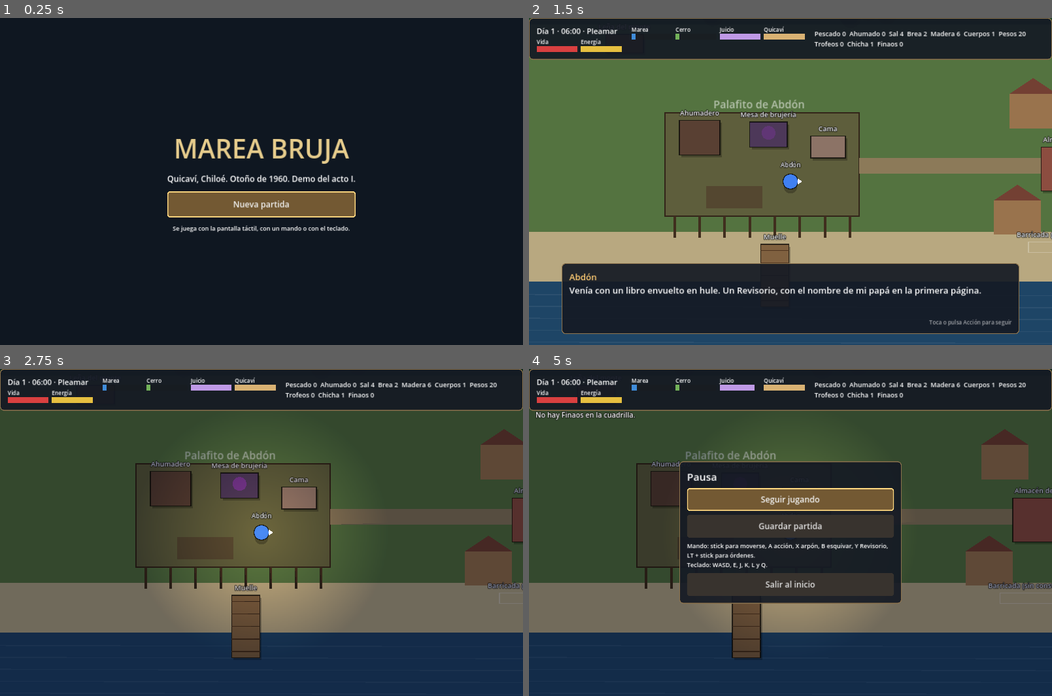
Above: before the commit, frames 1-4 (two rows, left to right).
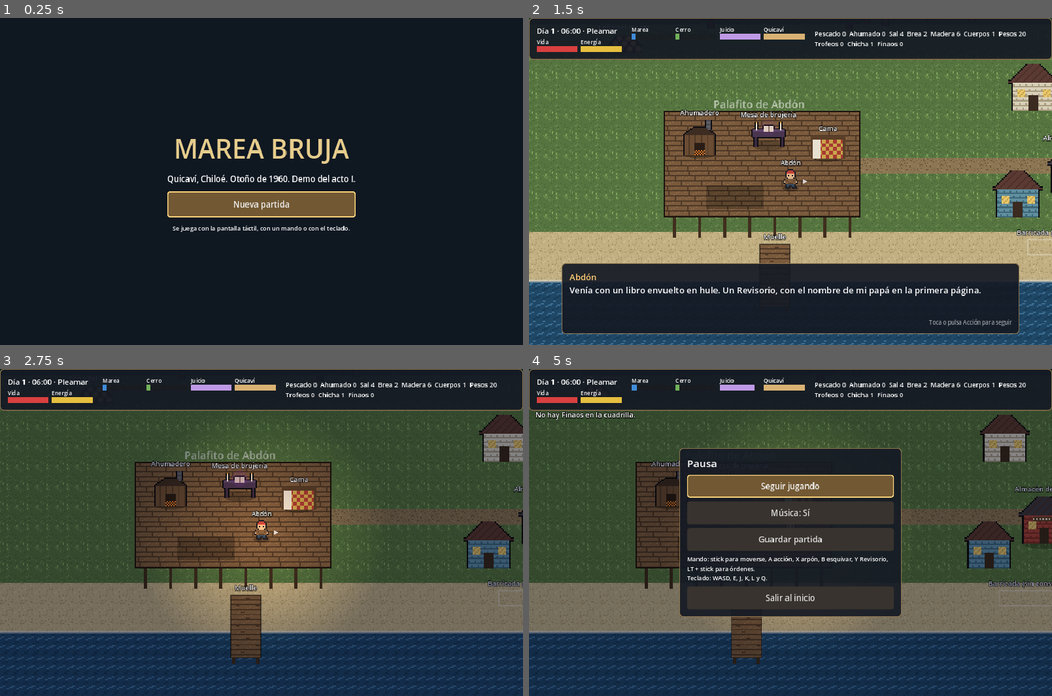
Above: after the commit, the same moments.

Repository: SergioGalaz/PWE2802
Game: Godot game, scene res://scenes/main.tscn
The game is run twice, just before and just after one commit, with the same random seed, the same clock (stepped at 60 frames per second) and the same inputs.
Inputs (mouse positions are in pixels of both pictures, inside the frame that each line leads up to):
- Up to frame 1 (0.25 s): no input
- Up to frame 2 (1.5 s): click "Nueva partida" at 0.5 s; tap Enter (ui_accept) at 1.25 s; move the mouse to (905, 165) at 1.27 s; hold D (move_right) from 1.28 s (still down); tap J (attack) at 1.35 s; click (905, 165) at 1.42 s
- Up to frame 3 (2.75 s): tap Enter (ui_accept) at 1.52, 1.82 s; tap K (dodge) at 1.55 s; release D (move_right) at 2 s; drag from (156, 548) to (235, 597) at 2.02 s
- Up to frame 4 (5 s): move the mouse to (842, 460) at 2.77 s; hold D (move_right) 2.78-3.5 s; hold E (interact) 2.78-3.5 s; tap L (spell) at 3.05 s; tap Enter (ui_accept) at 3.5, 4.52, 4.82 s; drag from (764, 597) to (633, 483) at 3.52 s; move the mouse to (947, 581) at 4.27 s; hold A (move_left) from 4.28 s (still down); hold Q (squad_wheel) from 4.28 s (still down); tap Space at 4.55 s; tap Escape (menu) at 4.9 s

The runs differ from the first frame. In frame 1, 0.9% of the frame differs, in the area x 32-68%, y 37-66%; in frame 2, 20%; in frame 3, 17%; in frame 4, 22%, in the area x 0-100%, y 2-98%.

Commit message:
Arte pixel art, música y efectos de sonido
Sprites de Abdón, los Finaos, el Trauco, la Fiura y los ahogados con
animación de paso; mapa con texturas, casas de tejuelas, iglesia y
árboles; vals chilote de día, música de mar de noche y nueve efectos.
Todo se genera con tools/generate_assets.py.

Co-Authored-By: Claude Opus 5.5 (1M context) <noreply@anthropic.com>
Claude-Session: https://claude.ai/code/session_01Tvb5zX922EnRAjRtAGk7xg

Diff:
--- a/project.godot
+++ b/project.godot
@@ -20,6 +20,7 @@
 
 InputSetup="*res://scripts/autoload/input_setup.gd"
 GameState="*res://scripts/autoload/game_state.gd"
+Audio="*res://scripts/autoload/audio.gd"
 
 [display]
 
@@ -37,6 +38,7 @@
 
 [rendering]
 
+textures/canvas_textures/default_texture_filter=0
 renderer/rendering_method="gl_compatibility"
 renderer/rendering_method.mobile="gl_compatibility"
 textures/vram_compression/import_etc2_astc=true
--- /dev/null
+++ b/scripts/autoload/audio.gd
@@ -0,0 +1,63 @@
+extends Node
+## Efectos de sonido y música. La música cambia con un fundido entre el día y la noche.
+
+const SFX := ["arpon", "golpe", "pesca", "chapuzon", "reanimar", "muere_ente", "cuerno", "revisorio", "clic"]
+const MUSIC_DB := -10.0
+const SILENT_DB := -40.0
+const VOICES := 10
+
+var streams := {}
+var voices: Array[AudioStreamPlayer] = []
+var next_voice := 0
+var music_players: Array[AudioStreamPlayer] = []
+var current_music := ""
+var music_enabled := true
+
+
+func _ready() -> void:
+	process_mode = Node.PROCESS_MODE_ALWAYS
+	for n in SFX:
+		streams[n] = load("res://assets/audio/%s.wav" % n)
+	for i in VOICES:
+		var p := AudioStreamPlayer.new()
+		add_child(p)
+		voices.append(p)
+	for i in 2:
+		var p := AudioStreamPlayer.new()
+		p.volume_db = SILENT_DB
+		add_child(p)
+		music_players.append(p)
+
+
+## Reproduce un efecto con una pequeña variación de tono para que no suene repetido.
+func play(sound: String, volume_db := 0.0, pitch_jitter := 0.08) -> void:
+	var stream: AudioStream = streams.get(sound)
+	if stream == null:
+		return
+	var p := voices[next_voice]
+	next_voice = (next_voice + 1) % VOICES
+	p.stream = stream
+	p.volume_db = volume_db
+	p.pitch_scale = 1.0 + randf_range(-pitch_jitter, pitch_jitter)
+	p.play()
+
+
+func music(track: String) -> void:
+	if track == current_music:
+		return
+	current_music = track
+	var old := music_players[0]
+	var new := music_players[1]
+	music_players.reverse()
+	new.stream = load("res://assets/audio/%s.wav" % track)
+	new.volume_db = SILENT_DB
+	new.play()
+	var tween := create_tween().set_parallel(true)
+	tween.tween_property(new, "volume_db", MUSIC_DB if music_enabled else SILENT_DB, 2.0)
+	tween.tween_property(old, "volume_db", SILENT_DB, 2.0)
+	tween.chain().tween_callback(old.stop)
+
+
+func set_music_enabled(enabled: bool) -> void:
+	music_enabled = enabled
+	music_players[0].volume_db = MUSIC_DB if enabled else SILENT_DB
--- a/scripts/main.gd
+++ b/scripts/main.gd
@@ -28,6 +28,7 @@
 
 func show_title() -> void:
 	_clear_game()
+	Audio.music("musica_dia")
 	title = CanvasLayer.new()
 	add_child(title)
 	var bg := ColorRect.new()
--- a/scripts/screenshot.gd
+++ b/scripts/screenshot.gd
@@ -67,4 +67,5 @@
 		var img := get_viewport().get_texture().get_image()
 		img.save_png(ProjectSettings.globalize_path(path) if path.begins_with("res://") or path.begins_with("user://") else path)
 		print("Captura guardada en ", path)
+		Unit._texture_cache.clear()
 		get_tree().quit()
--- a/scripts/smoke_test.gd
+++ b/scripts/smoke_test.gd
@@ -146,4 +146,5 @@
 	])
 	var failed := checks.values().count(false)
 	print("SMOKE %s" % ("TODO OK" if failed == 0 else "%d FALLAS" % failed))
+	Unit._texture_cache.clear()
 	get_tree().quit(0 if failed == 0 else 1)
--- a/scripts/ui/fishing_game.gd
+++ b/scripts/ui/fishing_game.gd
@@ -81,12 +81,14 @@
 	if casts_left == 0:
 		return
 	casts_left -= 1
+	Audio.play("chapuzon")
 	var msg := ""
 	if absf(marker - zone_center) <= zone_width / 2.0:
 		var n := randi_range(1, 3) + (1 if GameState.is_low_tide() else 0)
 		caught += n
 		GameState.add("pescado", n)
 		msg = "¡Salieron %d!" % n
+		Audio.play("pesca", 0.0, 0.0)
 		GameState.story("primera_pesca", [
 			["Don Fermín", "Buena. Ese pescado llévelo al ahumadero; fresco se pudre, ahumado se vende."],
 		])
--- a/scripts/ui/hud.gd
+++ b/scripts/ui/hud.gd
@@ -351,6 +351,7 @@
 	var b := Button.new()
 	b.text = text
 	b.custom_minimum_size = Vector2(760, 84)
+	b.pressed.connect(func() -> void: Audio.play("clic", -6.0))
 	b.pressed.connect(action)
 	parent.add_child(b)
 	return b
@@ -475,6 +476,10 @@
 	menu_panel = _make_panel("Pausa")
 	var box := menu_panel.get_child(0) as VBoxContainer
 	_button(box, "Seguir jugando", close_modal)
+	var music_button := _button(box, "Música: Sí", func() -> void: pass)
+	music_button.pressed.connect(func() -> void:
+		Audio.set_music_enabled(not Audio.music_enabled)
+		music_button.text = "Música: %s" % ("Sí" if Audio.music_enabled else "No"))
 	_button(box, "Guardar partida", func() -> void:
 		GameState.save_game(world.serialize_finaos())
 		GameState.say("Partida guardada.")
--- a/scripts/units/enemy.gd
+++ b/scripts/units/enemy.gd
@@ -32,10 +32,13 @@
 	radius = t["radius"]
 	color = t["color"]
 	kind = t["kind"]
+	sprite_name = type
 
 
 func _ready() -> void:
 	setup_body(LAYER_ENEMY, LAYER_BARRICADE)
+	# Las hordas son muchas: sin nombre encima, para no tapar la pelea.
+	label.visible = not horde
 	add_to_group("enemies")
 	home = global_position
 	wander_target = home
@@ -131,6 +134,3 @@
 	if pulse > 0.0:
 		draw_circle(Vector2.ZERO, pulse_radius * (1.0 - pulse), pulse_color)
 	super._draw()
-	# Ojos rojos para distinguirlos de los Finaos.
-	draw_circle(Vector2(-6, -5), 3.5, Color(1, 0.2, 0.15))
-	draw_circle(Vector2(6, -5), 3.5, Color(1, 0.2, 0.15))
--- a/scripts/units/finao.gd
+++ b/scripts/units/finao.gd
@@ -46,6 +46,7 @@
 	hp = minf(hp, max_hp) if hp > 0.0 else max_hp
 	color = stats["color"]
 	radius = 20.0
+	sprite_name = "finao"
 	setup_body(LAYER_FINAO, LAYER_TERRAIN)
 	add_to_group("finaos")
 	add_to_group("interactables")
@@ -189,8 +190,7 @@
 
 func _draw() -> void:
 	super._draw()
-	# Ojos de ahogado, para que se note que no están del todo vivos.
-	draw_circle(Vector2(-7, -4), 3.5, Color(0.9, 0.95, 0.8))
-	draw_circle(Vector2(7, -4), 3.5, Color(0.9, 0.95, 0.8))
+	# Una franja del color del rol a los pies, para distinguir la cuadrilla.
+	draw_rect(Rect2(-14, radius + 2, 28, 5), color)
 	if frescura < 40.0:
 		draw_arc(Vector2.ZERO, radius + 3, 0.0, TAU * frescura / 100.0, 16, Color(0.6, 0.8, 0.3), 2.0)
--- a/scripts/units/player.gd
+++ b/scripts/units/player.gd
@@ -22,6 +22,7 @@
 
 func _ready() -> void:
 	display_name = "Abdón"
+	sprite_name = "abdon"
 	color = Color(0.25, 0.5, 0.95)
 	radius = 24.0
 	setup_body(LAYER_PLAYER, LAYER_TERRAIN | LAYER_BARRICADE)
@@ -76,6 +77,8 @@
 	if aim.length() > 0.35 and not GameState.ui_blocking:
 		facing = aim.normalized()
 	move_and_slide()
+	if absf(facing.x) > 0.2:
+		face_left = facing.x < 0.0
 	_update_nearest()
 	if accepts_input:
 		if Input.is_action_just_pressed("attack"):
@@ -113,6 +116,7 @@
 		return
 	attack_cd = 0.4
 	swing = 0.18
+	Audio.play("arpon")
 	use_energy(0.5)
 	var enemies: Array = get_tree().get_nodes_in_group("enemies")
 	for e in enemies:
@@ -136,6 +140,7 @@
 		return
 	GameState.change_meter("juicio", -SPELL_COST)
 	GameState.change_meter("marea", 3.0)
+	Audio.play("revisorio")
 	var center := global_position + facing * 150.0
 	world.spawn_burst(center, SPELL_RADIUS, Color(0.6, 0.3, 0.9, 0.5))
 	var enemies: Array = get_tree().get_nodes_in_group("enemies")
@@ -166,9 +171,10 @@
 
 func _draw() -> void:
 	super._draw()
-	var tip := facing * (radius + 14)
-	var side := facing.orthogonal() * 9
-	draw_colored_polygon(PackedVector2Array([tip, facing * radius + side, facing * radius - side]), Color(0.95, 0.95, 1.0))
+	# Marca de hacia dónde apunta el arpón.
+	var tip := facing * (radius + 30)
+	var side := facing.orthogonal() * 7
+	draw_colored_polygon(PackedVector2Array([tip, facing * (radius + 16) + side, facing * (radius + 16) - side]), Color(0.95, 0.95, 1.0, 0.8))
 	if swing > 0.0:
 		var a := facing.angle()
 		draw_arc(Vector2.ZERO, ATTACK_RANGE * 0.8, a - 0.9, a + 0.9, 16, Color(1, 1, 1, swing * 4.0), 6.0)
--- a/scripts/units/unit.gd
+++ b/scripts/units/unit.gd
@@ -21,6 +21,21 @@
 var dead := false
 var world: Node
 var label: Label
+## Sprite pixel art (dos cuadros: quieto y paso). Si no hay, se dibuja un círculo.
+var sprite_name := ""
+var frames: Array[Texture2D] = []
+var sprite_scale := 4.0
+var face_left := false
+var walk_time := 0.0
+
+static var _texture_cache := {}
+
+
+static func texture(sprite: String) -> Texture2D:
+	if not _texture_cache.has(sprite):
+		var path := "res://assets/sprites/%s.png" % sprite
+		_texture_cache[sprite] = load(path) if ResourceLoader.exists(path) else null
+	return _texture_cache[sprite]
 
 
 func setup_body(layer: int, mask: int) -> void:
@@ -32,10 +47,15 @@
 	circle.radius = radius * 0.8
 	shape.shape = circle
 	add_child(shape)
+	if sprite_name != "":
+		for n in [sprite_name, sprite_name + "_paso"]:
+			var tex := texture(n)
+			if tex != null:
+				frames.append(tex)
 	label = Label.new()
 	label.text = display_name
 	label.size = Vector2(240, 30)
-	label.position = Vector2(-120, -radius - 44)
+	label.position = Vector2(-120, -radius - 44 if frames.is_empty() else radius - 16.0 * sprite_scale - 34.0)
 	label.horizontal_alignment = HORIZONTAL_ALIGNMENT_CENTER
 	label.add_theme_font_size_override("font_size", 20)
 	label.add_theme_color_override("font_outline_color", Color.BLACK)
@@ -48,6 +68,7 @@
 		return
 	hp -= amount
 	flash = 0.12
+	Audio.play("golpe", -8.0)
 	if hp <= 0.0:
 		hp = 0.0
 		dead = true
@@ -70,17 +91,35 @@
 func tick_status(delta: float) -> void:
 	flash = maxf(0.0, flash - delta)
 	stun_time = maxf(0.0, stun_time - delta)
+	if absf(velocity.x) > 5.0:
+		face_left = velocity.x < 0.0
+	walk_time = walk_time + delta if velocity.length() > 10.0 else 0.0
 	queue_redraw()
 
 
 func _draw() -> void:
-	var body_color := Color.WHITE if flash > 0.0 else color
-	draw_circle(Vector2(0, radius * 0.7), radius * 0.9, Color(0, 0, 0, 0.25))
-	draw_circle(Vector2.ZERO, radius, body_color)
-	draw_arc(Vector2.ZERO, radius, 0.0, TAU, 32, Color(0, 0, 0, 0.7), 3.0)
+	var top := -radius
+	if frames.is_empty():
+		var body_color := Color.WHITE if flash > 0.0 else color
+		draw_circle(Vector2(0, radius * 0.7), radius * 0.9, Color(0, 0, 0, 0.25))
+		draw_circle(Vector2.ZERO, radius, body_color)
+		draw_arc(Vector2.ZERO, radius, 0.0, TAU, 32, Color(0, 0, 0, 0.7), 3.0)
+	else:
+		# Sombra en elipse y el sprite con los pies en el borde inferior del cuerpo.
+		draw_set_transform(Vector2(0, radius - 2.0), 0.0, Vector2(1.0, 0.35))
+		draw_circle(Vector2.ZERO, radius * 1.1, Color(0, 0, 0, 0.3))
+		var step := int(walk_time * 7.0) % 2
+		var tex: Texture2D = frames[mini(step, frames.size() - 1)]
+		var h := tex.get_height() * sprite_scale
+		var bob := -sprite_scale if step == 1 else 0.0
+		draw_set_transform(Vector2(0, radius - h + bob), 0.0, Vector2(-sprite_scale if face_left else sprite_scale, sprite_scale))
+		var tint := Color(2.5, 2.5, 2.5) if flash > 0.0 else Color.WHITE
+		draw_texture(tex, Vector2(-tex.get_width() / 2.0, 0.0), tint)
+		draw_set_transform(Vector2.ZERO, 0.0, Vector2.ONE)
+		top = radius - h
 	if hp < max_hp:
 		var w := radius * 2.4
-		draw_rect(Rect2(-w / 2.0, -radius - 12, w, 6), Color(0, 0, 0, 0.7))
-		draw_rect(Rect2(-w / 2.0, -radius - 12, w * hp / max_hp, 6), Color(0.85, 0.2, 0.2))
+		draw_rect(Rect2(-w / 2.0, top - 12, w, 6), Color(0, 0, 0, 0.7))
+		draw_rect(Rect2(-w / 2.0, top - 12, w * hp / max_hp, 6), Color(0.85, 0.2, 0.2))
 	if stun_time > 0.0:
 		draw_arc(Vector2.ZERO, radius + 6, 0.0, TAU, 24, Color(1, 0.9, 0.2), 3.0)
--- a/scripts/world/barricade.gd
+++ b/scripts/world/barricade.gd
@@ -11,7 +11,8 @@
 
 func _init() -> void:
 	title = "Barricada"
-	size = Vector2(180, 34)
+	size = Vector2(184, 48)
+	sprite_name = "barricada"
 	fill = Color(0.5, 0.35, 0.2)
 	interact_radius = 130.0
 
@@ -72,7 +73,5 @@
 		draw_rect(r, Color(1, 1, 1, 0.25), false, 3.0)
 		return
 	super._draw()
-	for i in 4:
-		draw_line(Vector2(-80 + i * 52, -16), Vector2(-60 + i * 52, 16), Color(0.3, 0.2, 0.1), 4.0)
-	draw_rect(Rect2(-90, 24, 180, 6), Color(0, 0, 0, 0.6))
-	draw_rect(Rect2(-90, 24, 180 * hp / MAX_HP, 6), Color(0.9, 0.7, 0.2))
+	draw_rect(Rect2(-90, 30, 180, 6), Color(0, 0, 0, 0.6))
+	draw_rect(Rect2(-90, 30, 180 * hp / MAX_HP, 6), Color(0.9, 0.7, 0.2))
--- a/scripts/world/bed.gd
+++ b/scripts/world/bed.gd
@@ -3,7 +3,8 @@
 
 func _init() -> void:
 	title = "Cama"
-	size = Vector2(110, 70)
+	size = Vector2(112, 72)
+	sprite_name = "cama"
 	fill = Color(0.55, 0.45, 0.4)
 
 
--- a/scripts/world/body_pickup.gd
+++ b/scripts/world/body_pickup.gd
@@ -4,7 +4,8 @@
 func _init() -> void:
 	title = "Ahogado"
 	prompt = "Recoger el cuerpo"
-	size = Vector2(70, 30)
+	size = Vector2(64, 20)
+	sprite_name = "cuerpo"
 	fill = Color(0.35, 0.5, 0.55)
 	interact_radius = 90.0
 
--- a/scripts/world/fishing_spot.gd
+++ b/scripts/world/fishing_spot.gd
@@ -39,6 +39,10 @@
 
 
 func _draw() -> void:
-	super._draw()
-	for i in 5:
-		draw_line(Vector2(-45, -80 + i * 40), Vector2(45, -80 + i * 40), Color(0.3, 0.2, 0.12), 3.0)
+	# Tablas del muelle, con pilotes hacia el agua.
+	for x in [-38.0, 38.0]:
+		draw_rect(Rect2(x - 5, -100, 10, 220), Color(0.25, 0.18, 0.12))
+	draw_set_transform(Vector2(-48, -100), 0.0, Vector2(4, 4))
+	draw_texture_rect(Unit.texture("tablas_v"), Rect2(0, 0, 24, 50), true)
+	draw_set_transform(Vector2.ZERO, 0.0, Vector2.ONE)
+	draw_rect(Rect2(-48, -100, 96, 200), Color(0, 0, 0, 0.5), false, 3.0)
--- a/scripts/world/interactable.gd
+++ b/scripts/world/interactable.gd
@@ -10,6 +10,9 @@
 var fill := Color(0.45, 0.32, 0.22)
 var title := ""
 var title_label: Label
+## Sprite pixel art. Si no hay, se dibuja un rectángulo del color `fill`.
+var sprite_name := ""
+var sprite_scale := 4.0
 
 
 func _ready() -> void:
@@ -42,6 +45,15 @@
 
 
 func _draw() -> void:
+	var tex := Unit.texture(sprite_name) if sprite_name != "" else null
+	if tex != null:
+		var s := Vector2(tex.get_size()) * sprite_scale
+		draw_set_transform(Vector2(0, s.y / 2.0 - 4.0), 0.0, Vector2(1.0, 0.3))
+		draw_circle(Vector2.ZERO, s.x * 0.45, Color(0, 0, 0, 0.25))
+		draw_set_transform(-s / 2.0, 0.0, Vector2(sprite_scale, sprite_scale))
+		draw_texture(tex, Vector2.ZERO)
+		draw_set_transform(Vector2.ZERO, 0.0, Vector2.ONE)
+		return
 	var r := Rect2(-size / 2.0, size)
 	draw_rect(Rect2(r.position + Vector2(6, 8), r.size), Color(0, 0, 0, 0.25))
 	draw_rect(r, fill)
--- a/scripts/world/shop.gd
+++ b/scripts/world/shop.gd
@@ -4,7 +4,9 @@
 func _init() -> void:
 	title = "Almacén de Lucio"
 	prompt = "Comprar y vender"
-	size = Vector2(200, 140)
+	size = Vector2(160, 150)
+	sprite_name = "almacen"
+	sprite_scale = 5.0
 	fill = Color(0.55, 0.3, 0.25)
 
 
--- a/scripts/world/smokehouse.gd
+++ b/scripts/world/smokehouse.gd
@@ -10,7 +10,8 @@
 
 func _init() -> void:
 	title = "Ahumadero"
-	size = Vector2(130, 110)
+	size = Vector2(112, 112)
+	sprite_name = "ahumadero"
 	fill = Color(0.35, 0.25, 0.2)
 
 
--- a/scripts/world/witch_table.gd
+++ b/scripts/world/witch_table.gd
@@ -6,7 +6,8 @@
 
 func _init() -> void:
 	title = "Mesa de brujería"
-	size = Vector2(120, 80)
+	size = Vector2(112, 80)
+	sprite_name = "mesa_brujeria"
 	fill = Color(0.3, 0.22, 0.35)
 
 
@@ -25,9 +26,10 @@
 	player.use_energy(10.0)
 	GameState.change_meter("juicio", -5.0)
 	GameState.change_meter("marea", 1.0)
+	Audio.play("reanimar", 0.0, 0.0)
 	world.reanimate()
 
 
 func _draw() -> void:
 	super._draw()
-	draw_circle(Vector2(0, -5), 22, Color(0.55, 0.2, 0.7, 0.5 + 0.3 * sin(Time.get_ticks_msec() / 300.0)))
+	draw_circle(Vector2(0, -22), 26, Color(0.55, 0.2, 0.7, 0.15 + 0.1 * sin(Time.get_ticks_msec() / 300.0)))
--- a/scripts/world/woodpile.gd
+++ b/scripts/world/woodpile.gd
@@ -8,7 +8,8 @@
 
 func _init() -> void:
 	title = "Leña del monte"
-	size = Vector2(120, 60)
+	size = Vector2(112, 56)
+	sprite_name = "lena"
 	fill = Color(0.42, 0.3, 0.18)
 
 
--- a/scripts/world/world.gd
+++ b/scripts/world/world.gd
@@ -40,6 +40,7 @@
 
 func _ready() -> void:
 	y_sort_enabled = true
+	texture_repeat = CanvasItem.TEXTURE_REPEAT_ENABLED
 	_build_collision()
 	_plant_trees()
 	shade = CanvasModulate.new()
@@ -68,6 +69,7 @@
 
 	for data in GameState.saved_finaos:
 		spawn_finao(data)
+	Audio.music("musica_noche" if GameState.is_night() else "musica_dia")
 	GameState.phase_changed.connect(_on_phase_changed)
 	GameState.day_started.connect(_on_day_started)
 
@@ -116,7 +118,12 @@
 		trees.append(Vector2(rng.randf_range(40, MAP_SIZE.x - 40), rng.randf_range(20, FOREST_BOTTOM - 30)))
 
 
-func _process(_delta: float) -> void:
+func _process(delta: float) -> void:
+	water_timer += delta
+	if water_timer > 0.6:
+		water_timer = 0.0
+		water_frame = 1 - water_frame
+		queue_redraw()
 	var d := GameState.darkness()
 	var c := Color.WHITE.lerp(Color(0.22, 0.25, 0.42), d)
 	if GameState.phase == GameState.Phase.ATARDECER:
@@ -141,6 +148,7 @@
 
 func _send_wave(count: int) -> void:
 	GameState.say("¡Suben ahogados del mar! Ola %d de 3." % (waves_sent + 1))
+	Audio.play("cuerno", 0.0, 0.0)
 	for i in count:
 		spawn_enemy("ahogado", Vector2(randf_range(1800, 2700), randf_range(1700, 1900)), true)
 
@@ -265,6 +273,7 @@
 
 
 func _on_phase_changed(phase: int) -> void:
+	Audio.music("musica_noche" if phase == GameState.Phase.NOCHE else "musica_dia")
 	if phase == GameState.Phase.ATARDECER:
 		if GameState.is_horde_night():
 			GameState.say("Atardece. Esta noche es de Marea Bruja: construye barricadas en la playa.")
@@ -320,6 +329,7 @@
 
 
 func enemy_killed(e, source: Node) -> void:
+	Audio.play("muere_ente", -2.0)
 	if e.kind == "mar":
 		GameState.change_meter("cerro", 1.0)
 		if randf() < 0.5:
@@ -418,34 +428,49 @@
 		draw_circle(Vector2.ZERO, radius * (1.2 - life), Color(color, color.a * life / 0.35))
 
 
+const TILE_SCALE := 4.0
+const HOUSES := [
+	["casa_0", Vector2(1825, 975)], ["casa_1", Vector2(2675, 985)], ["casa_2", Vector2(2875, 1115)],
+	["casa_1", Vector2(1775, 1315)], ["casa_0", Vector2(2625, 1315)],
+]
+
+var water_frame := 0
+var water_timer := 0.0
+
+
+func _tile(sprite: String, r: Rect2) -> void:
+	draw_set_transform(Vector2.ZERO, 0.0, Vector2(TILE_SCALE, TILE_SCALE))
+	draw_texture_rect(Unit.texture(sprite), Rect2(r.position / TILE_SCALE, r.size / TILE_SCALE), true)
+	draw_set_transform(Vector2.ZERO, 0.0, Vector2.ONE)
+
+
+## Dibuja un sprite con la base (los pies) en `base`.
+func _sprite(sprite: String, base: Vector2, scale_factor := TILE_SCALE) -> void:
+	var tex := Unit.texture(sprite)
+	var s := Vector2(tex.get_size()) * scale_factor
+	draw_set_transform(base - Vector2(s.x / 2.0, s.y), 0.0, Vector2(scale_factor, scale_factor))
+	draw_texture(tex, Vector2.ZERO)
+	draw_set_transform(Vector2.ZERO, 0.0, Vector2.ONE)
+
+
 func _draw() -> void:
-	# Monte, pradera, playa y mar.
-	draw_rect(Rect2(0, 0, MAP_SIZE.x, FOREST_BOTTOM), Color(0.13, 0.27, 0.16))
-	draw_rect(Rect2(0, FOREST_BOTTOM, MAP_SIZE.x, BEACH_TOP - FOREST_BOTTOM), Color(0.33, 0.45, 0.25))
-	draw_rect(Rect2(0, BEACH_TOP, MAP_SIZE.x, SEA_TOP - BEACH_TOP), Color(0.72, 0.66, 0.5))
-	draw_rect(Rect2(0, SEA_TOP, MAP_SIZE.x, MAP_SIZE.y - SEA_TOP), Color(0.12, 0.27, 0.4))
-	for i in 12:
-		var y := SEA_TOP + 40.0 + i * 38.0
-		draw_line(Vector2(0, y), Vector2(MAP_SIZE.x, y + 8.0), Color(1, 1, 1, 0.06), 3.0)
-	for t in trees:
-		draw_circle(t + Vector2(6, 10), 34, Color(0, 0, 0, 0.2))
-		draw_circle(t, 34, Color(0.08, 0.2, 0.11))
-		draw_circle(t + Vector2(-8, -8), 18, Color(0.16, 0.33, 0.18))
-	# El palafito de Abdón, con sus pilotes hacia la playa.
-	draw_rect(Rect2(650, 980, 620, 330), Color(0.4, 0.3, 0.22, 0.55))
-	draw_rect(Rect2(650, 980, 620, 330), Color(0.2, 0.14, 0.1), false, 4.0)
+	# Monte, pradera, playa y mar, con texturas que se repiten.
+	_tile("monte", Rect2(0, 0, MAP_SIZE.x, FOREST_BOTTOM))
+	_tile("pasto", Rect2(0, FOREST_BOTTOM, MAP_SIZE.x, BEACH_TOP - FOREST_BOTTOM))
+	_tile("arena", Rect2(0, BEACH_TOP, MAP_SIZE.x, SEA_TOP - BEACH_TOP))
+	_tile("mar_%d" % water_frame, Rect2(0, SEA_TOP, MAP_SIZE.x, MAP_SIZE.y - SEA_TOP))
+	draw_rect(Rect2(0, SEA_TOP - 6, MAP_SIZE.x, 10), Color(0.85, 0.9, 0.95, 0.35))
+	_tile("camino", Rect2(1270, 1124, 1630, 52))
+	_tile("camino", Rect2(2224, 1100, 52, 300))
+	# El palafito de Abdón: piso de tablas sobre pilotes.
 	for x in range(680, 1260, 80):
-		draw_line(Vector2(x, 1310), Vector2(x, 1380), Color(0.25, 0.18, 0.12), 8.0)
-	draw_rect(Rect2(780, 1215, 180, 70), Color(0.3, 0.22, 0.16, 0.6))
-	# Quicaví: casas, la iglesia de madera y el camino.
-	draw_line(Vector2(1270, 1150), Vector2(2900, 1150), Color(0.55, 0.48, 0.35), 50.0)
-	for h in [Vector2(1750, 920), Vector2(2600, 930), Vector2(2800, 1060), Vector2(1700, 1260), Vector2(2550, 1260)]:
-		draw_rect(Rect2(h, Vector2(150, 110)), Color(0.6, 0.45, 0.3))
-		draw_colored_polygon(PackedVector2Array([h, h + Vector2(75, -50), h + Vector2(150, 0)]), Color(0.45, 0.25, 0.2))
-	var c := church_pos
-	draw_rect(Rect2(c + Vector2(-110, -60), Vector2(220, 170)), Color(0.85, 0.75, 0.45))
-	draw_colored_polygon(PackedVector2Array([c + Vector2(-120, -60), c + Vector2(0, -130), c + Vector2(120, -60)]), Color(0.5, 0.3, 0.25))
-	draw_rect(Rect2(c + Vector2(-25, -220), Vector2(50, 100)), Color(0.85, 0.75, 0.45))
-	draw_line(c + Vector2(0, -260), c + Vector2(0, -225), Color(0.2, 0.15, 0.1), 6.0)
-	draw_line(c + Vector2(-14, -248), c + Vector2(14, -248), Color(0.2, 0.15, 0.1), 6.0)
-	draw_rect(Rect2(c + Vector2(-25, 50), Vector2(50, 60)), Color(0.3, 0.2, 0.15))
+		draw_rect(Rect2(x - 5, 1300, 10, 80), Color(0.25, 0.18, 0.12))
+	_tile("tablas", Rect2(648, 976, 624, 336))
+	draw_rect(Rect2(648, 976, 624, 336), Color(0.12, 0.08, 0.06), false, 4.0)
+	draw_rect(Rect2(780, 1212, 184, 76), Color(0, 0, 0, 0.25))
+	# Quicaví: casas de tejuelas y la iglesia de madera.
+	for h in HOUSES:
+		_sprite(h[0], h[1], 5.0)
+	_sprite("iglesia", church_pos + Vector2(0, 110))
+	for i in trees.size():
+		_sprite("arbol_%d" % (i % 2), trees[i] + Vector2(0, 50))
Not shown, added: assets/audio/arpon.wav.import
Not shown, added: assets/audio/chapuzon.wav.import
Not shown, added: assets/audio/clic.wav.import
Not shown, added: assets/audio/cuerno.wav.import
Not shown, added: assets/audio/golpe.wav.import
Not shown, added: assets/audio/muere_ente.wav.import
Not shown, added: assets/audio/musica_dia.wav.import
Not shown, added: assets/audio/musica_noche.wav.import
Not shown, added: assets/audio/pesca.wav.import
Not shown, added: assets/audio/reanimar.wav.import
Not shown, added: assets/audio/revisorio.wav.import
Binary file added: assets/sprites/abdon.png
(and 73 more such lines)
